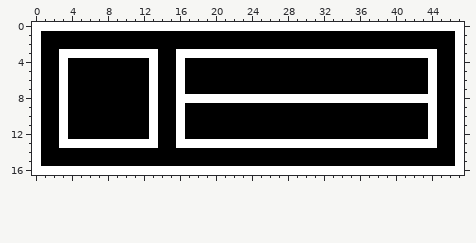
A pixel-art file gets an edit: The Fallen Guardian/Assets/Art/UI/HealthBar/Player_HealthBar_Border.aseprite. The picture above is the old version.
48x17 pixels, 1 frame.
New version:
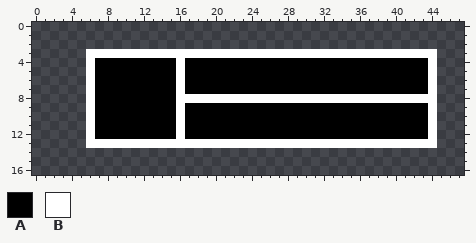
Palette (. is transparent): A #000000  B #ffffff
Commit message: Modified Player Healhbar Made it a bit smaller
Change:
Colour B becomes colour A in rows 4 to 12 at x 13.
Colour A becomes colour B in row 3 at x 14 to 15; in rows 4 to 12 at x 6; in row 13 at x 14 to 15.
Colour A is gone in rows 1 to 2 at x 1 to 46; in row 3 at x 1 to 2 and 45 to 46; in rows 4 to 12 at x 1 to 2, 4 to 5 and 45 to 46; in row 13 at x 1 to 2 and 45 to 46; in rows 14 to 15 at x 1 to 46.
Colour B is gone in row 0 at x 0 to 47; in rows 1 to 2 at x 0 and 47; in row 3 at x 0, 3 to 5 and 47; in rows 4 to 12 at x 0, 3 and 47; in row 13 at x 0, 3 to 5 and 47; in rows 14 to 15 at x 0 and 47.
Colour B is gone in row 16 at x 0 to 47.
Pixel boxes of the changes (left, top, right, bottom) in both pictures:
changed: (32, 22, 464, 175)
